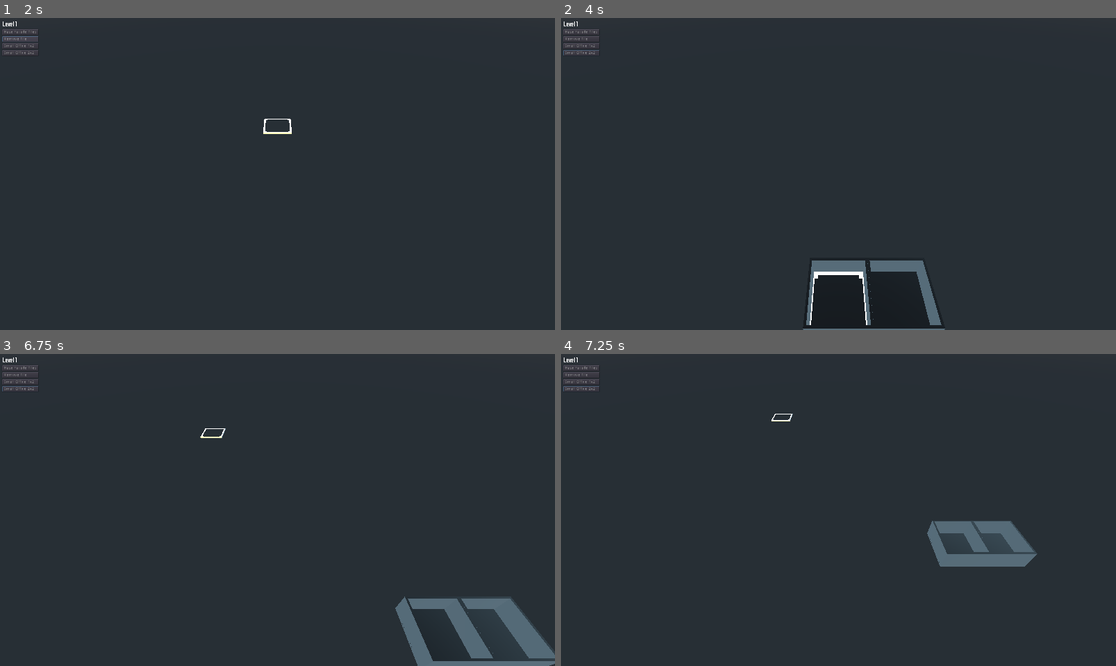
Above: before the commit, frames 1-4 (two rows, left to right).
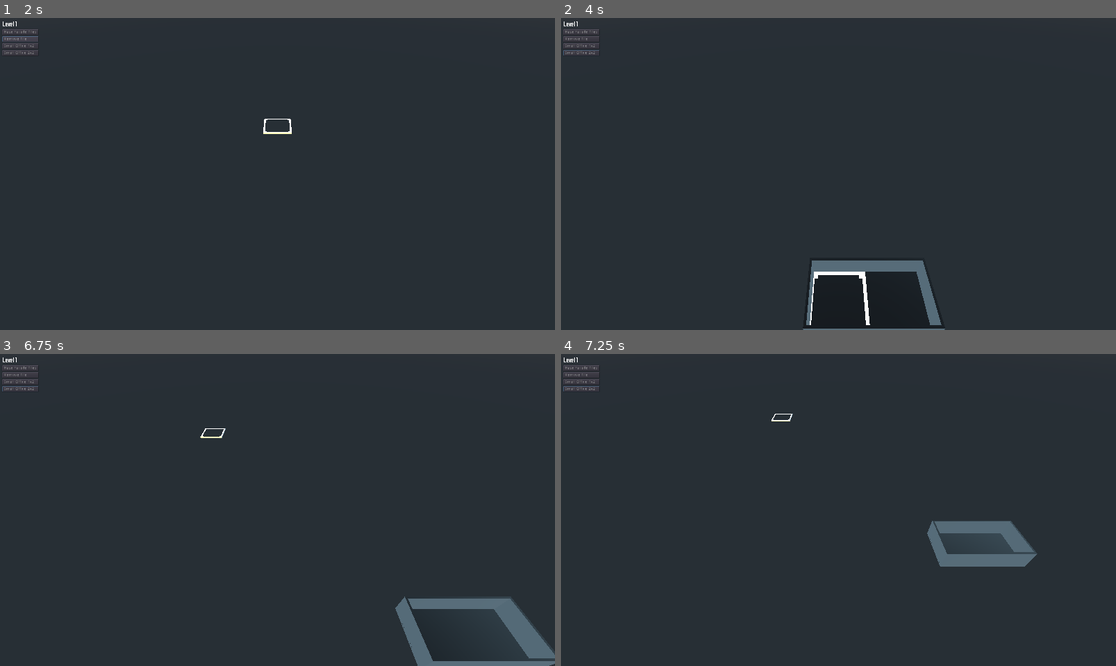
Above: after the commit, the same moments.

Repository: newnoiseworks/TowerStory
Game: Godot game, scene res://Scenes/building/building.tscn
Two runs of this game, one before a commit and one after it. Both use one fixed random seed, a clock stepped at 60 frames per second and the inputs below.
Inputs (mouse positions are in pixels of both pictures, inside the frame that each line leads up to):
- Up to frame 1 (2 s): click "Base Facade Tiles" at 0.5 s; click "Remove Tile" at 1.25 s
- Up to frame 2 (4 s): click "Small Office 1x2" at 2 s; click "Small Office 2x2" at 2.75 s; tap Enter at 3.5 s; move the mouse to (810, 236) at 3.52 s; hold W (move_forward) from 3.53 s (still down); hold F (facade_swap) from 3.53 s (still down); click (810, 236) at 3.67 s
- Up to frame 3 (6.75 s): release W (move_forward) at 4.25 s; release F (facade_swap) at 4.25 s; drag from (444, 556) to (249, 572) at 4.27 s; tap Space at 5 s; move the mouse to (111, 463) at 5.02 s; hold A (move_left) 5.03-5.75 s; hold Middle mouse button (third_button) 5.03-5.75 s; drag from (305, 510) to (111, 463) at 5.77 s; tap Enter at 6.5 s; move the mouse to (194, 432) at 6.52 s; hold S (move_backward) from 6.53 s (still down); tap Mouse wheel down (zoom_out) at 6.6 s
- Up to frame 4 (7.25 s): keep holding S (move_backward)

Frame 1 is identical in both runs. In frame 2, 0.1% of the frame differs, in the area x 54-57%, y 77-99%; in frame 3, 0.6%, in the area x 80-89%, y 78-98%; in frame 4, 0.2%.

Commit message:
shows walls and updates on hover change

Diff:
--- a/Scenes/floor/room_manager.gd
+++ b/Scenes/floor/room_manager.gd
@@ -33,7 +33,12 @@
 	if _hover_item != null:
 		var origin = floor_container.global_transform.origin
 		origin.y = 0
+
+		if _hover_item.global_transform.origin == origin + TowerGlobals.get_target_pos():
+			return
+
 		_hover_item.global_transform.origin = origin + TowerGlobals.get_target_pos()
+		_hover_item.place_walls_where_needed()
 
 
 func _on_tool_change_pressed(user_tool):
--- a/Scenes/room/room.gd
+++ b/Scenes/room/room.gd
@@ -2,15 +2,51 @@
 
 onready var tiles = find_node("tiles")
 
+var FloorDataDetails = preload("res://utils/floor_data_details.gd")
+
+var floor_data = {}
+
+var _floor_data_details_obj
+
 
 func set_transparent():
 	for tile in tiles.get_children():
-		for x in range(4):
-			tile.add_wall_at_edge(x)
-
 		tile.set_transparent()
 
 
 func set_opaque():
 	for tile in tiles.get_children():
 		tile.set_opaque()
+
+
+func place_walls_where_needed():
+	for x in floor_data:
+		for z in floor_data[x]:
+			_floor_data_details().add_edges_to_surrounding_pieces(x, z)
+
+
+func _ready():
+	_assemble_floor_data()
+
+
+func _assemble_floor_data():
+	for tile in tiles.get_children():
+		var origin = tile.global_transform.origin
+
+		var x = int(origin.x)
+		var z = int(origin.z)
+
+		if !floor_data.has(x):
+			floor_data[x] = {}
+
+		floor_data[x][z] = {
+			"type": "base_tile",
+			"object": tile,
+		}
+
+
+func _floor_data_details():
+	if _floor_data_details_obj == null:
+		_floor_data_details_obj = FloorDataDetails.new(floor_data)
+
+	return _floor_data_details_obj
--- /dev/null
+++ b/Scenes/room/room_1x2.tscn
@@ -0,0 +1,16 @@
+[gd_scene load_steps=3 format=2]
+
+[ext_resource path="res://scenes/floor/bottom_floor_piece.tscn" type="PackedScene" id=1]
+[ext_resource path="res://scenes/room/room.gd" type="Script" id=2]
+
+[node name="room" type="Spatial"]
+script = ExtResource( 2 )
+
+[node name="tiles" type="Spatial" parent="."]
+transform = Transform( 1, 0, 0, 0, 1, 0, 0, 0, 1, -1, 0, -1 )
+
+[node name="bottomFloorPiece" parent="tiles" instance=ExtResource( 1 )]
+transform = Transform( 1, 0, 0, 0, 1, 0, 0, 0, 1, 1, 0, 1 )
+
+[node name="bottomFloorPiece2" parent="tiles" instance=ExtResource( 1 )]
+transform = Transform( 1, 0, 0, 0, 1, 0, 0, 0, 1, 3, 0, 1 )
--- /dev/null
+++ b/Scenes/room/test_room.gd
@@ -0,0 +1,22 @@
+extends GutTest
+
+class Test_place_walls_where_needed:
+	extends GutTest
+	var test_room
+
+	func before_each():
+		var prototype_script = load("res://scenes/room/room_1x2.tscn")
+		test_room = prototype_script.instance()
+		add_child_autofree(test_room)
+
+
+	func test_no_middle_wall_between_cells():
+		test_room.place_walls_where_needed()
+
+		assert_false(
+			test_room.floor_data[0][0]["object"].find_node("wall0").is_visible()
+		)
+
+		assert_true(
+			test_room.floor_data[0][0]["object"].find_node("wall1").is_visible()
+		)
